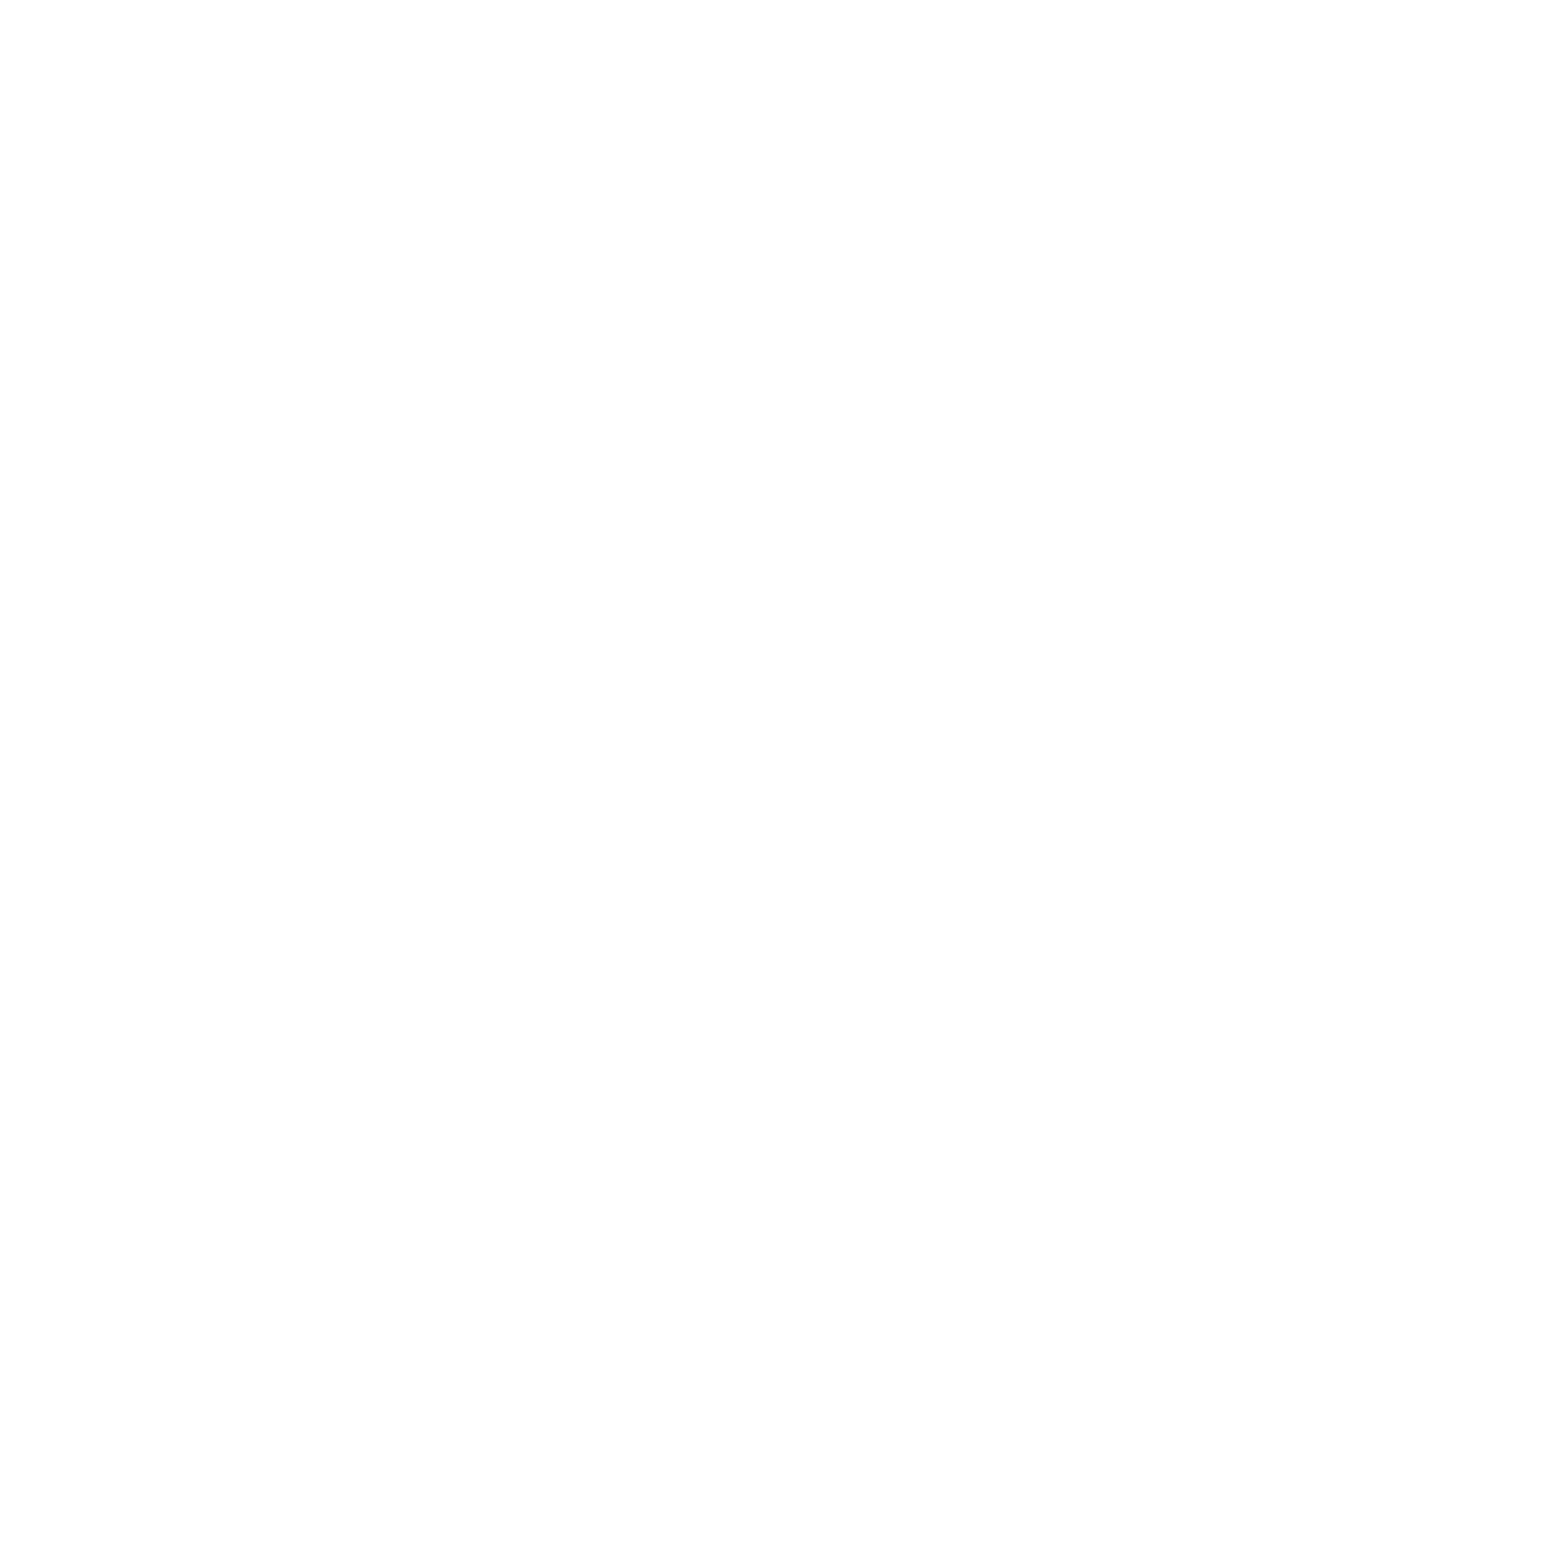
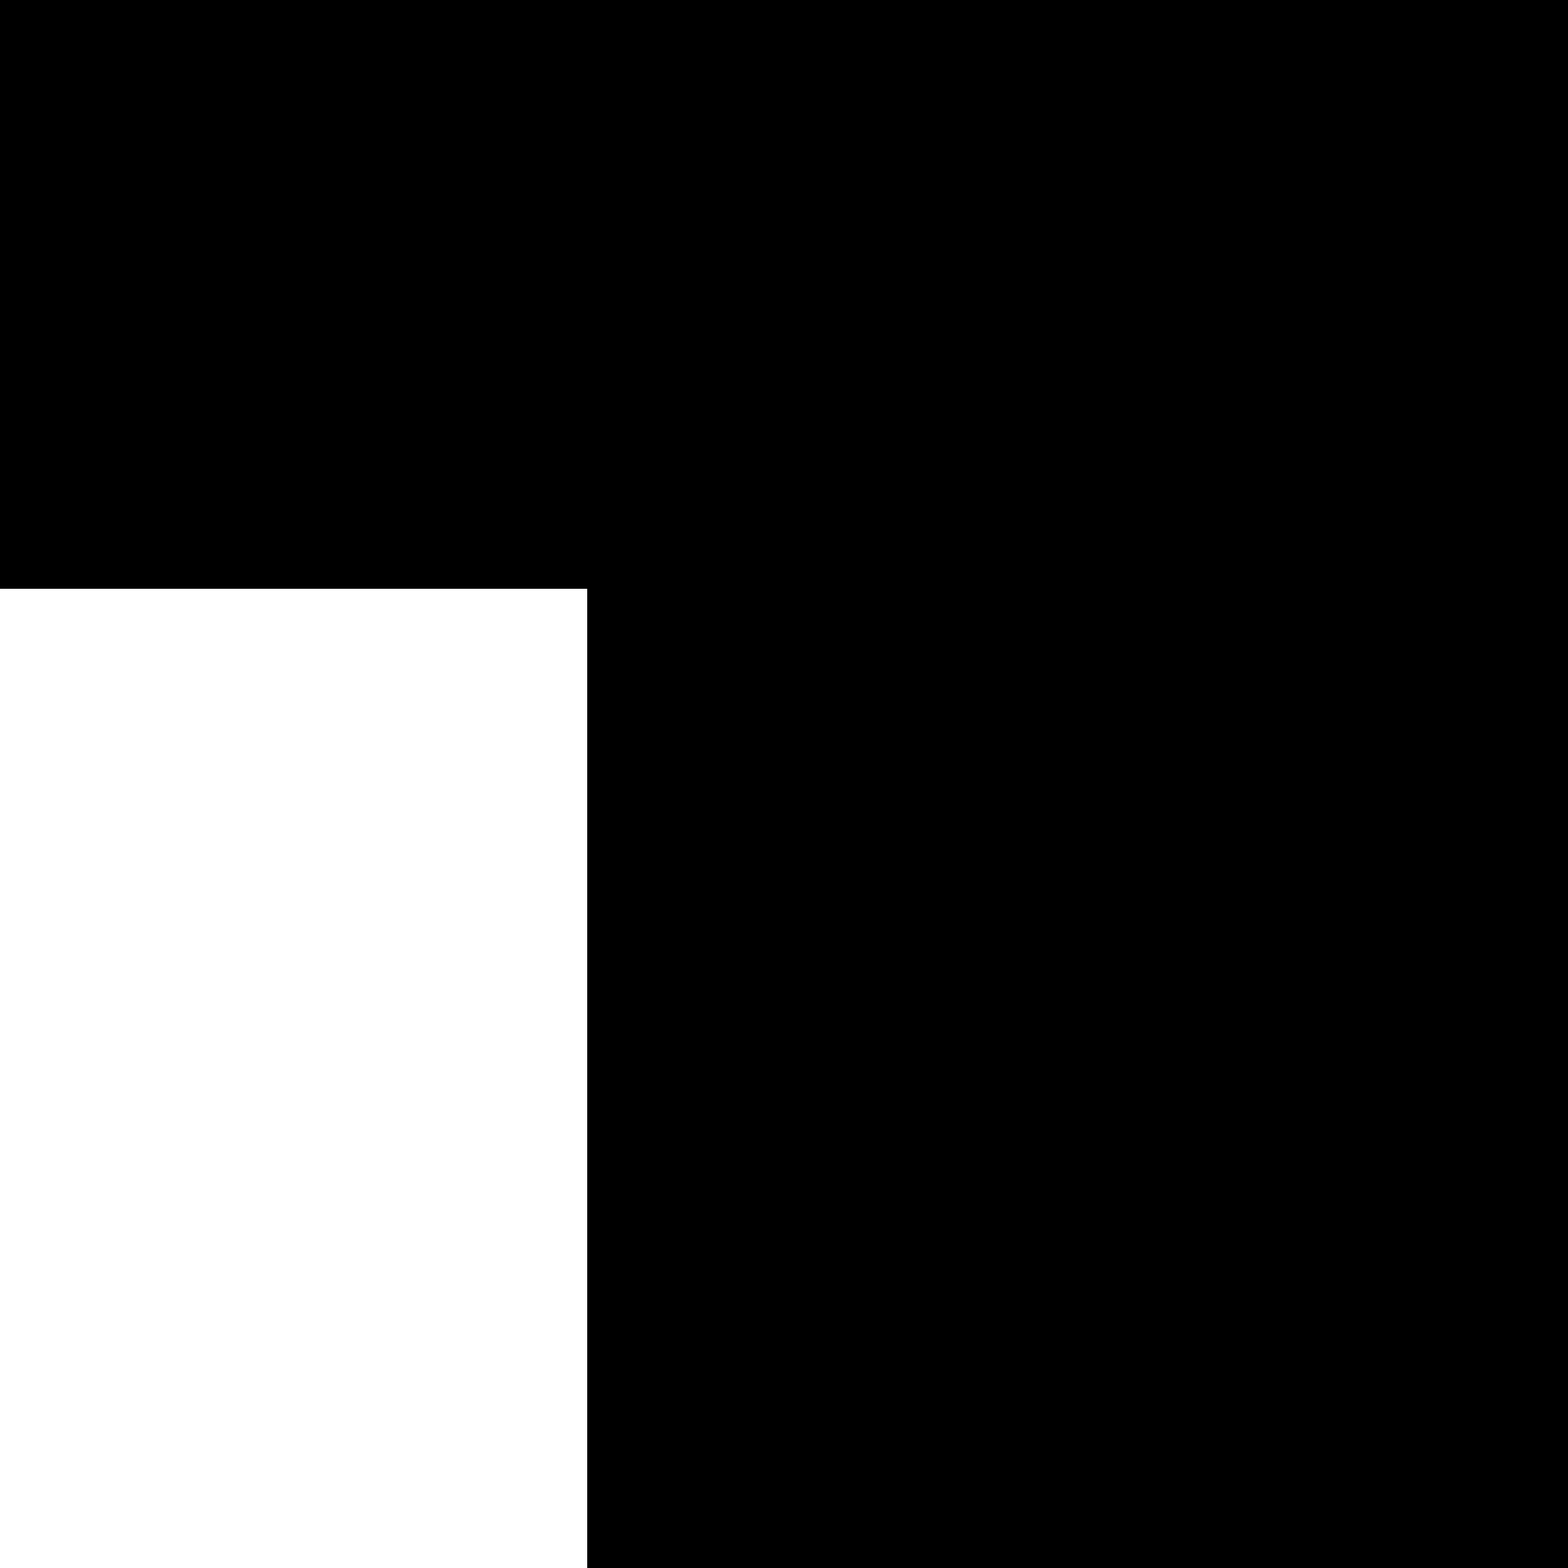
Layer changes from the first 1568x1568 image to the second:
showed "emissive" over [0, 0, 1568, 1568]